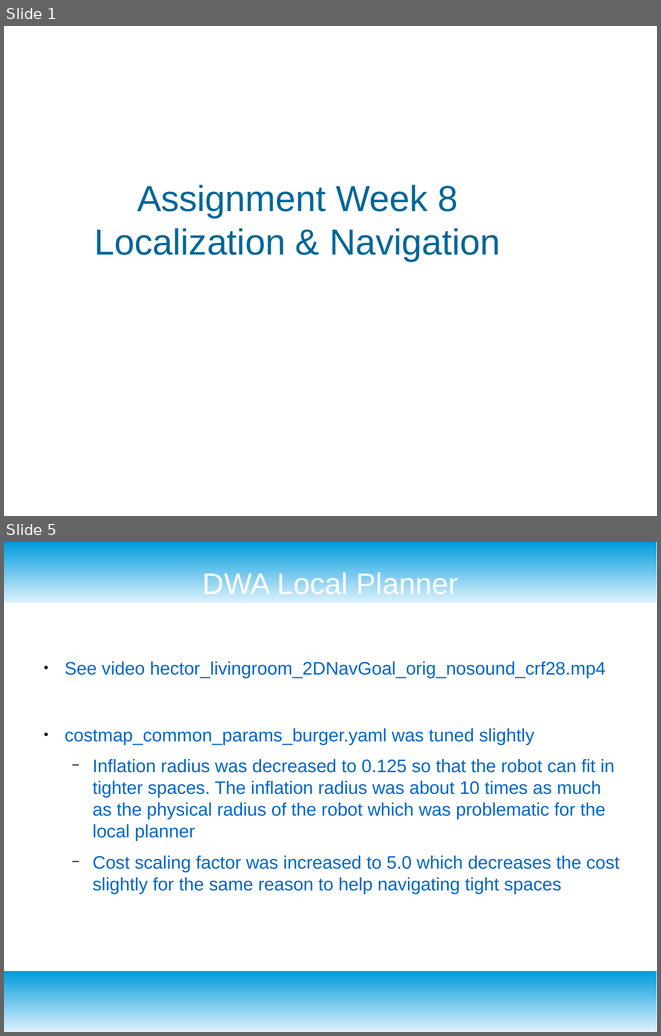
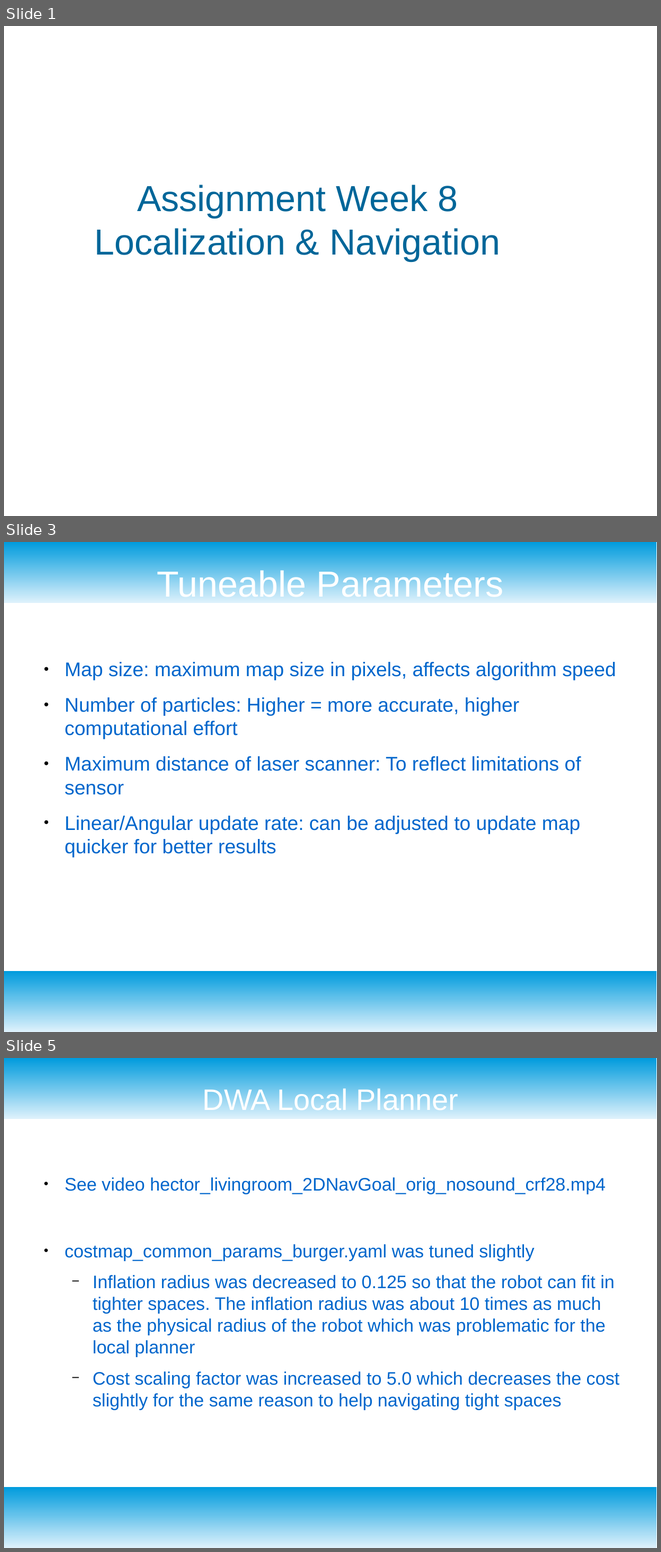
Before and after one commit to KiranThorat2024/NavGrpAssignment, a slide deck: localization/localization_mapping_questions.odp. Shown one above the other, each under a label of ours: slides 1 and 5 before the commit, slides 1, 3 and 5 after it; the slides between them are not shown. The pictures are 661x1036 and 661x1552 pixels, drawn with LibreOffice and Linux fonts; fonts in the diff are those of the drawing; background and template pictures are left out. Boxes give left, top, right and bottom in pixels: in the first picture for what was removed or moved away, otherwise in the second. Text is boxed around its words. In the diff, an @@ line names an element or a change of style, - is before the commit and + after.

```diff
--- a/localization/localization_mapping_questions.odp
+++ b/localization/localization_mapping_questions.odp
@@ slide 3 added at (4,542,657,1032), background #FFFFFF; not listed: 2 template elements that a slide beside it also shows @@
@@ title added at (157,567,504,597), 44 pt, text #FFFFFF @@
+Tuneable Parameters
@@ text added at (64,662,616,857), 24 pt, text #0066CC @@
+● Map size: maximum map size in pixels, affects algorithm speed
+● Number of particles: Higher = more accurate, higher computational effort
+● Maximum distance of laser scanner: To reflect limitations of sensor
+● Linear/Angular update rate: can be adjusted to update map quicker for better results
```
Also in this commit, not shown: 2 slides changed, 1 slide removed, 1 other file.
